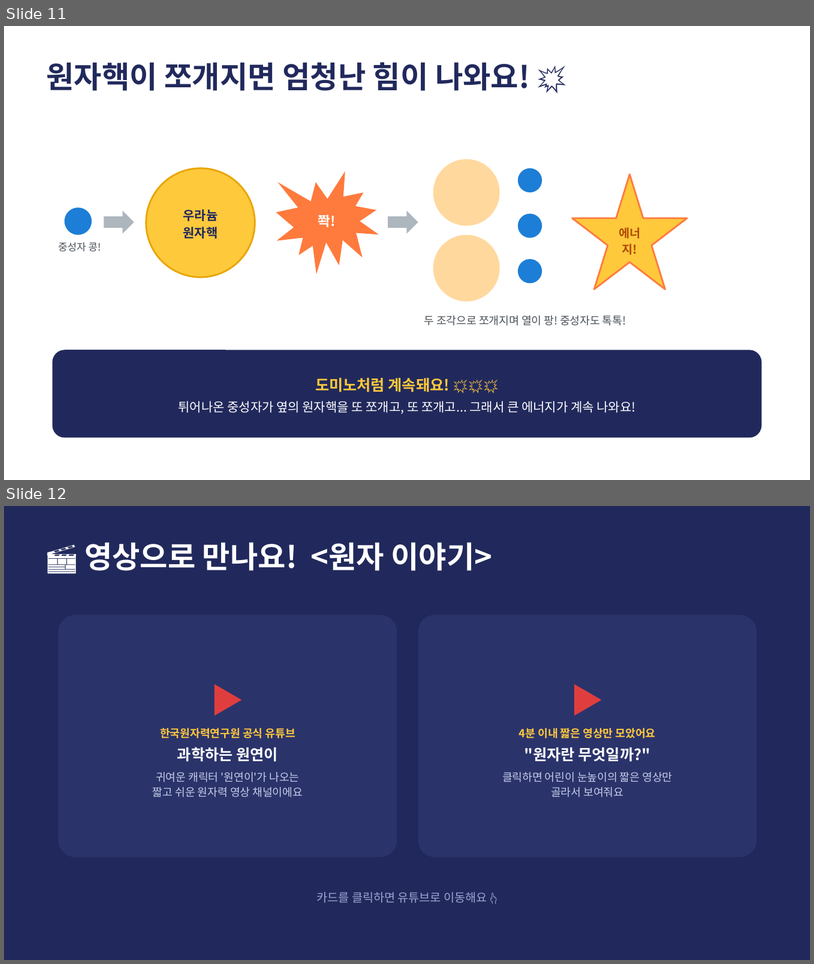
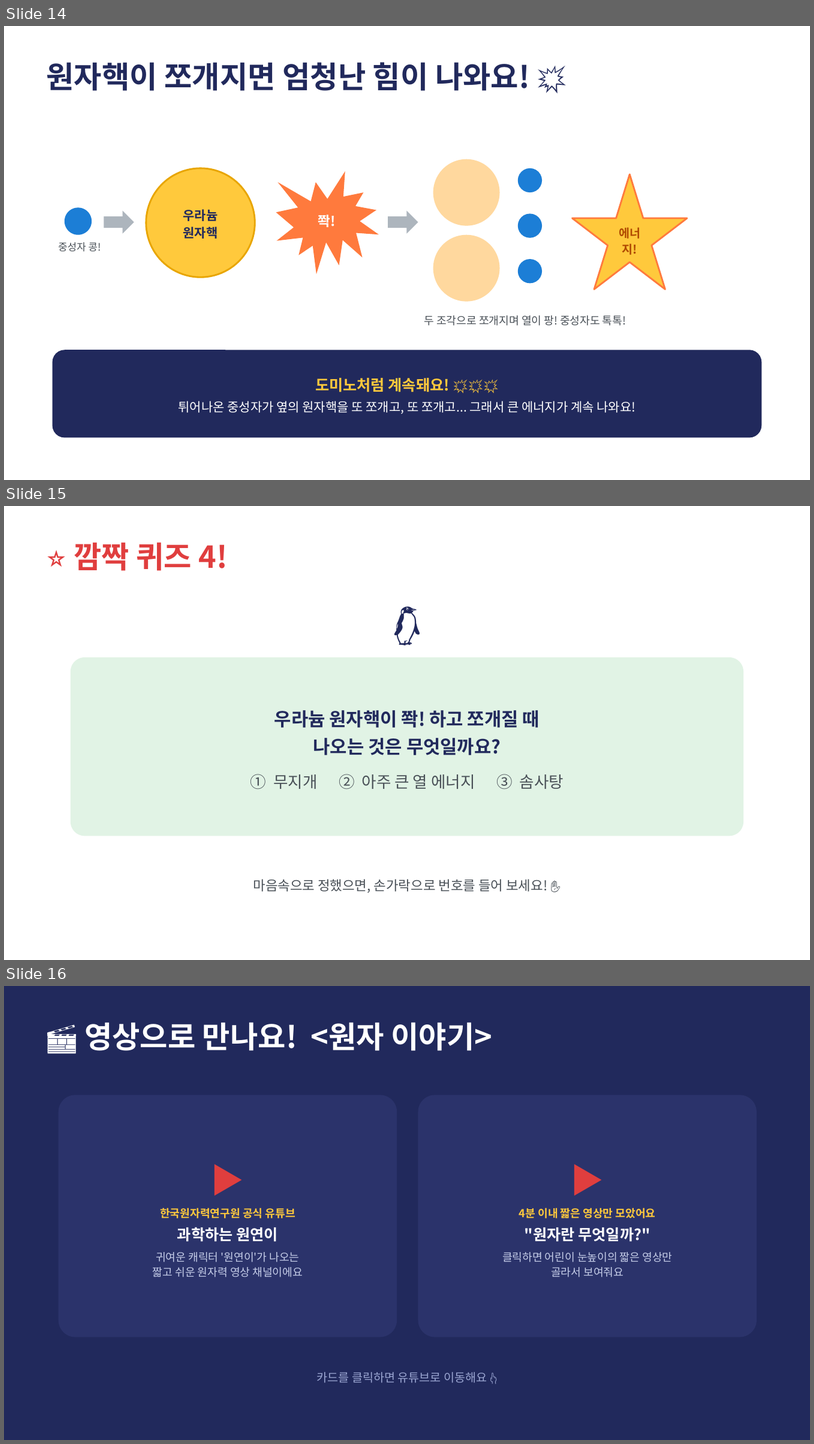
Before and after one commit to parksang-jun/ecture-materials, a slide deck: 강의자료/원자력 세상_초등 3-4학년용.pptx. Shown one above the other, each under a label of ours: slides 11 and 12 before the commit, slides 14, 15 and 16 after it. The pictures are 814x964 and 814x1444 pixels, drawn with LibreOffice and Linux fonts; fonts in the diff are those of the drawing. Boxes give left, top, right and bottom in pixels: in the first picture for what was removed or moved away, otherwise in the second. Text is boxed around its words. In the diff, an @@ line names an element or a change of style, - is before the commit and + after.

```diff
--- a/강의자료/원자력 세상_초등 3-4학년용.pptx
+++ b/강의자료/원자력 세상_초등 3-4학년용.pptx
@@ slide 15 added at bbox=[4, 506, 810, 960], background #FFFFFF @@
@@ text added at bbox=[74, 542, 228, 571], 36 pt, text #E03E3E, bold @@
+⭐ 깜짝 퀴즈 4!
@@ text added at bbox=[44, 582, 771, 654], 50 pt, text #21295C @@
+🐧
@@ rounded rectangle added at bbox=[71, 657, 744, 835], fill #E1F3E5, 22 pt, text #21295C, bold @@
+우라늄 원자핵이 쫙! 하고 쪼개질 때
+나오는 것은 무엇일까요?
+① 무지개 ② 아주 큰 열 에너지 ③ 솜사탕
@@ text added at bbox=[254, 879, 548, 892], 16 pt, text #495057 @@
+마음속으로 정했으면, 손가락으로 번호를 들어 보세요! ✋
@@ what was slide 11 is now slide 14 @@
@@ what was slide 12 is now slide 16 @@
```
Also in this commit, not shown: 2 slides changed, 5 other slides added, 2 other files.
